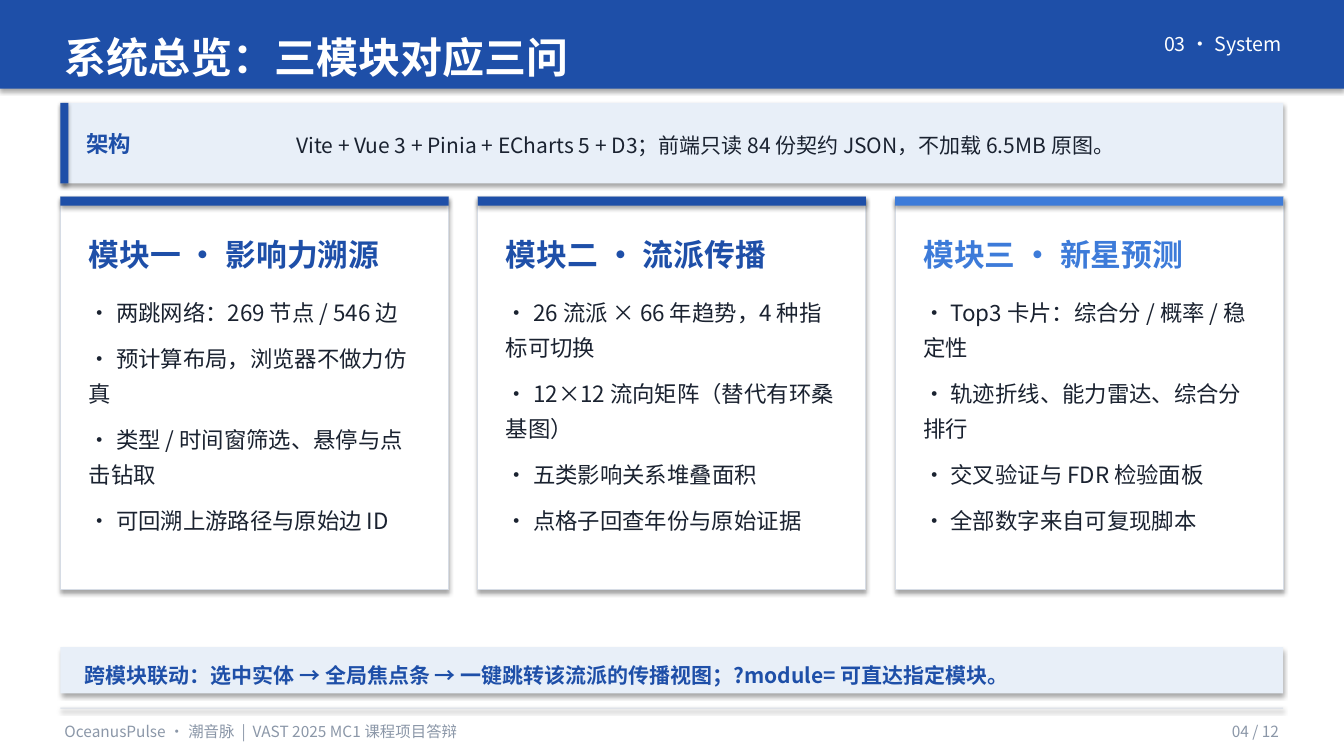
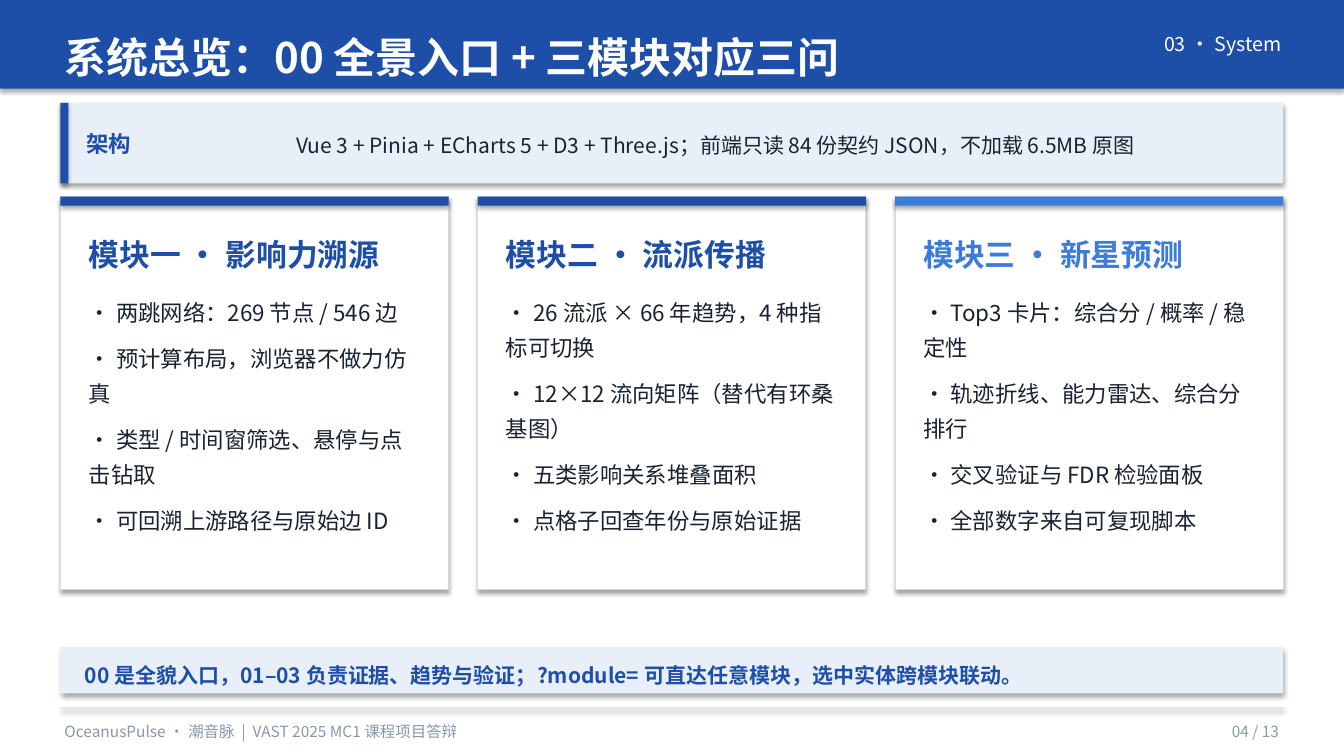
Before and after one commit to LJL-11/vast2025-mc1-oceanuspulse, a slide deck: slide 4 of report/项目汇报.pptx. Drawn at 1344x756 pixels with LibreOffice and Linux fonts; fonts in the diff are those of the drawing. Boxes give left, top, right and bottom in pixels: in the first picture for what was removed or moved away, otherwise in the second. Text is boxed around its words. In the diff, an @@ line names an element or a change of style, - is before the commit and + after.

Commit message:
feat: 接入 00 全景图谱并同步四模块交付物与协作规范

```diff
--- a/report/项目汇报.pptx
+++ b/report/项目汇报.pptx
@@ text at bbox=[64, 37, 839, 77]: text changed @@
-系统总览：三模块对应三问
+系统总览：00 全景入口 + 三模块对应三问
@@ text at bbox=[296, 135, 1135, 158]: text changed @@
-Vite + Vue 3 + Pinia + ECharts 5 + D3；前端只读 84 份契约 JSON，不加载 6.5MB 原图。
+Vue 3 + Pinia + ECharts 5 + D3 + Three.js；前端只读 84 份契约 JSON，不加载 6.5MB 原图
@@ text at bbox=[85, 665, 1022, 687]: text changed @@
-跨模块联动：选中实体 → 全局焦点条 → 一键跳转该流派的传播视图；?module= 可直达指定模块。
+00 是全貌入口，01–03 负责证据、趋势与验证；?module= 可直达任意模块，选中实体跨模块联动。
@@ text at bbox=[1232, 725, 1279, 737]: text changed @@
-04 / 12
+04 / 13
```
Also in this commit, not shown: 10 other slides changed, 1 slide added, 29 other files.
